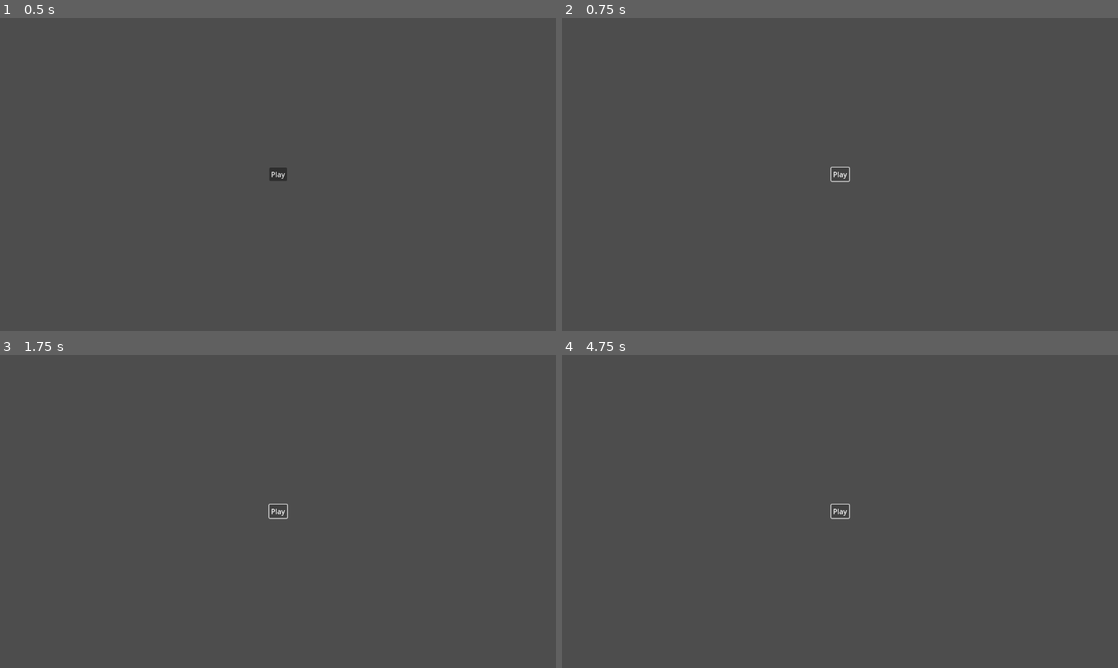
Above: before the commit, frames 1-4 (two rows, left to right).
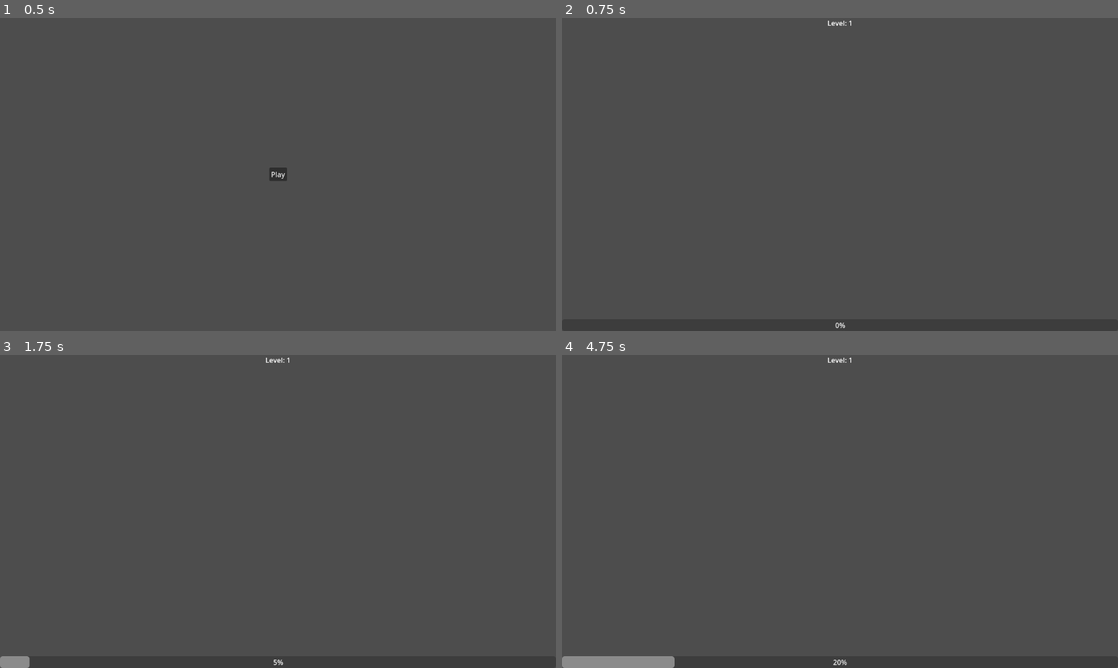
Above: after the commit, the same moments.

Repository: Mangito/Tree-Simulator
Game: Godot game, scene res://menus/main_menu.tscn
Two runs of this game, one before a commit and one after it. Both use one fixed random seed, a clock stepped at 60 frames per second and the inputs below.
Inputs (mouse positions are in pixels of both pictures, inside the frame that each line leads up to):
- Up to frame 1 (0.5 s): no input
- Up to frame 2 (0.75 s): click "Play" at 0.5 s
- Up to frame 3 (1.75 s): click (278, 511) at 1.25 s, where only the run before the commit has a clickable "Play"
- Up to frame 4 (4.75 s): click (840, 511) at 2 s, where only the run before the commit has a clickable "Play"; tap Enter at 3.5 s; tap Space at 4.25 s

Frame 1 is identical in both runs. In frame 2, 0.1% of the frame differs, in the area x 47-52%, y 0-100%; in frame 3, 0.3%; in frame 4, 0.9%, in the area x 0-52%, y 0-100%.

Commit message:
feat(#10): Implemented level system

Diff:
--- /dev/null
+++ b/globals/Level.gd
@@ -0,0 +1,26 @@
+extends Node
+
+var current_xp: int = 0
+var current_level: int = 1
+const XP_PER_SECOND: int = 5
+var xp_to_next_level: int = 100
+
+func add_xp() -> void:
+	current_xp += XP_PER_SECOND
+	print("current_xp: ", current_xp)
+	print("current_level: ", current_level)
+	print("xp_to_next_levelXP: ", xp_to_next_level)
+	_check_level_up()
+
+func _check_level_up() -> void:
+	if current_xp >= xp_to_next_level:
+		current_xp -= xp_to_next_level
+		current_level += 1
+		xp_to_next_level = _calculate_xp_for_next_level(current_level)
+		_on_level_up()
+
+func _calculate_xp_for_next_level(level: int) -> int:
+	return (level + 1) * 100
+
+func _on_level_up() -> void:
+	print("Level Up! Current Level: ", current_level)
--- a/menus/main_menu.gd
+++ b/menus/main_menu.gd
@@ -1,6 +1,5 @@
 extends Control
 
 
-
 func _on_play_button_pressed() -> void:
-	print("Play")
+	get_tree().change_scene_to_file("res://scenes/game/game.tscn")
--- a/project.godot
+++ b/project.godot
@@ -15,6 +15,10 @@
 config/features=PackedStringArray("4.3", "Forward Plus")
 config/icon="res://icon.svg"
 
+[autoload]
+
+Level="*res://globals/Level.gd"
+
 [display]
 
 window/size/viewport_width=1280
--- /dev/null
+++ b/scenes/game/game.gd
@@ -0,0 +1,16 @@
+extends Node3D
+
+@onready var level_label: Label = $UI/LevelLabel
+@onready var level_progress_bar: ProgressBar = $UI/LevelProgressBar
+
+func _ready() -> void:
+	_update_ui()
+
+func _on_xp_timer_timeout() -> void:
+	Level.add_xp()
+	_update_ui()
+
+func _update_ui() -> void:
+	level_progress_bar.value = Level.current_xp
+	level_progress_bar.max_value = Level.xp_to_next_level
+	level_label.text = "Level: " + str(Level.current_level)
--- /dev/null
+++ b/scenes/game/game.tscn
@@ -0,0 +1,33 @@
+[gd_scene load_steps=2 format=3 uid="uid://dkufj4sv64avp"]
+
+[ext_resource type="Script" path="res://scenes/game/game.gd" id="1_b8j6q"]
+
+[node name="Game" type="Node3D"]
+script = ExtResource("1_b8j6q")
+
+[node name="UI" type="CanvasLayer" parent="."]
+
+[node name="LevelLabel" type="Label" parent="UI"]
+anchors_preset = 10
+anchor_right = 1.0
+offset_bottom = 23.0
+grow_horizontal = 2
+text = "Level: 1"
+horizontal_alignment = 1
+vertical_alignment = 1
+
+[node name="LevelProgressBar" type="ProgressBar" parent="UI"]
+anchors_preset = 12
+anchor_top = 1.0
+anchor_right = 1.0
+anchor_bottom = 1.0
+offset_top = -27.0
+grow_horizontal = 2
+grow_vertical = 0
+step = 5.0
+rounded = true
+
+[node name="XP_Timer" type="Timer" parent="."]
+autostart = true
+
+[connection signal="timeout" from="XP_Timer" to="." method="_on_xp_timer_timeout"]
